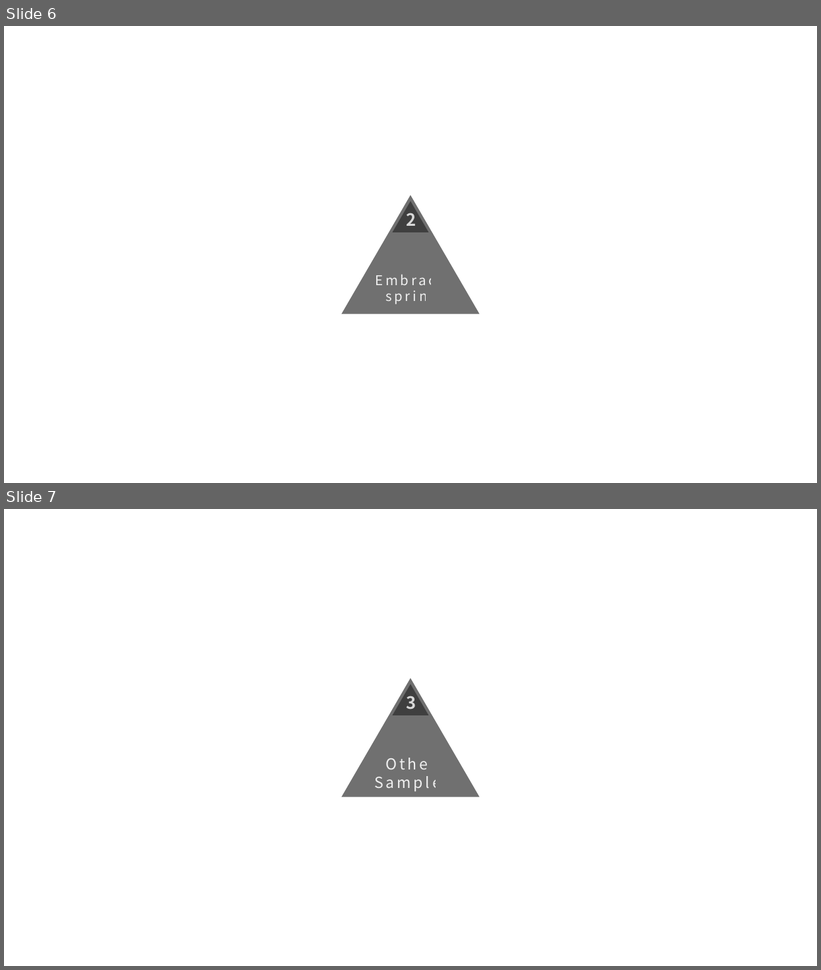
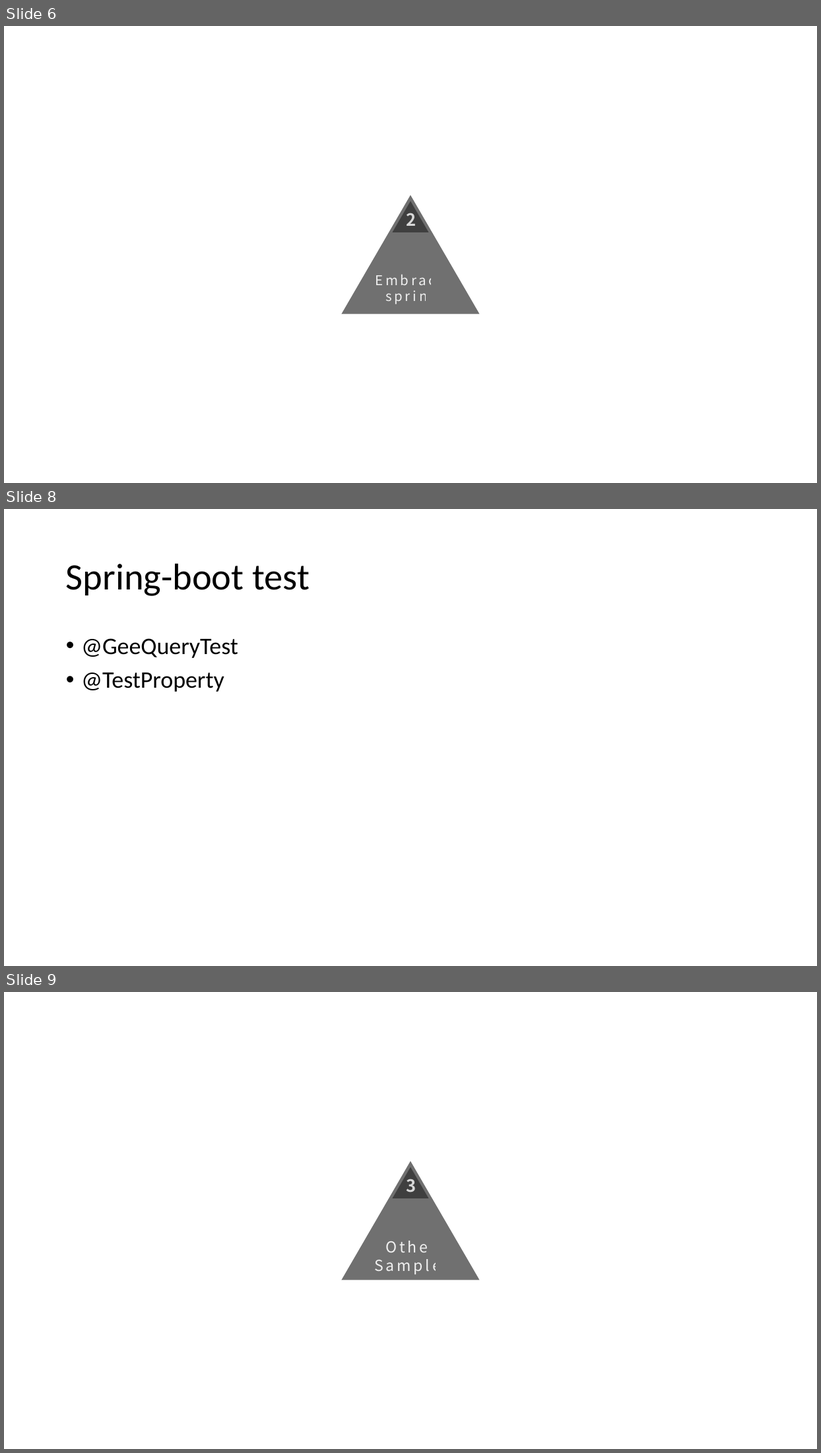
Before and after one commit to xuse/ef-orm, a slide deck: manual/Others/GQ 1.12.pptx. Shown one above the other, each under a label of ours: slides 6 and 7 before the commit, slides 6, 8 and 9 after it; the slides between them are not shown. The pictures are 821x970 and 821x1453 pixels, drawn with LibreOffice and Linux fonts; fonts in the diff are those of the drawing. Boxes give left, top, right and bottom in pixels: in the first picture for what was removed or moved away, otherwise in the second. Text is boxed around its words. In the diff, an @@ line names an element or a change of style, - is before the commit and + after.

```diff
--- a/manual/Others/GQ 1.12.pptx
+++ b/manual/Others/GQ 1.12.pptx
@@ slide 8 added at [4, 509, 817, 966], background #FFFFFF @@
@@ title added at [66, 563, 310, 596], 44 pt, text #000000 @@
+Spring-boot test
@@ text added at [81, 638, 238, 692], 28 pt, text #000000 @@
+• @GeeQueryTest
+• @TestProperty
@@ what was slide 7 is now slide 9 @@
```
Also in this commit, not shown: 1 slide changed, 2 other slides added.
